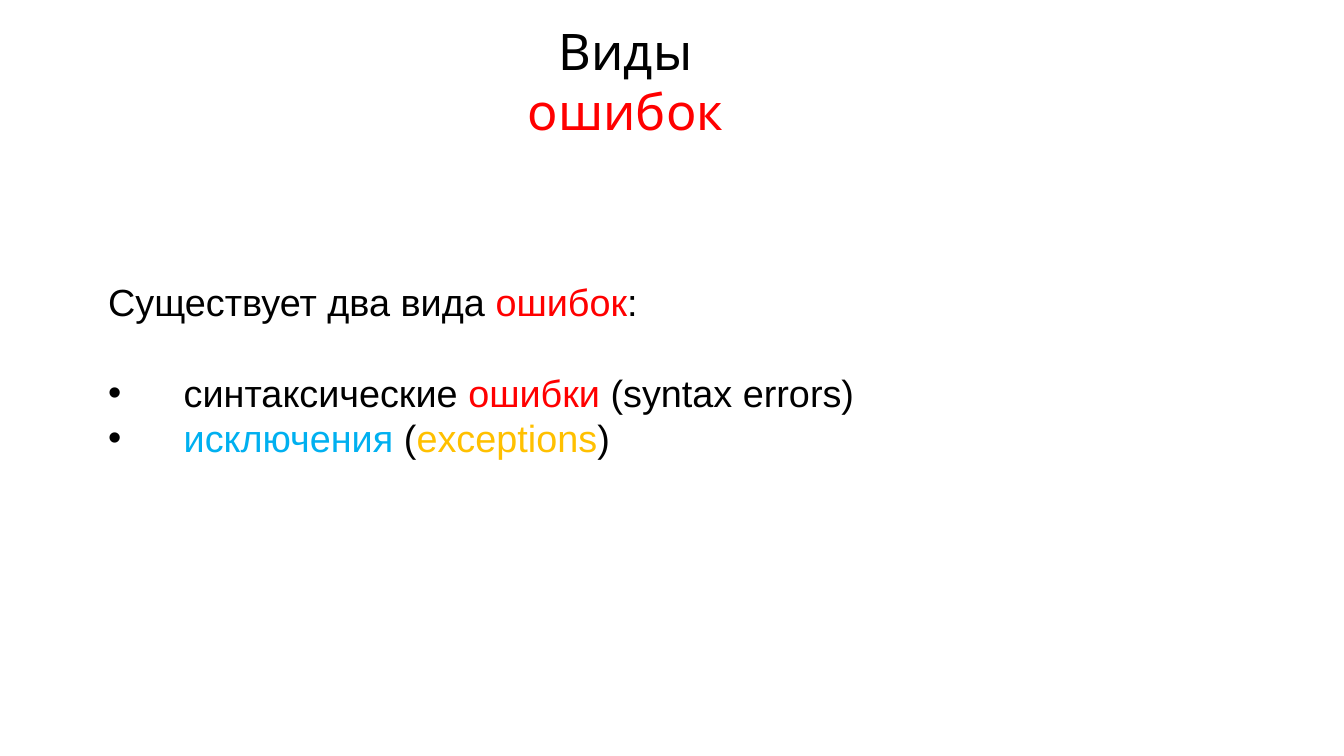
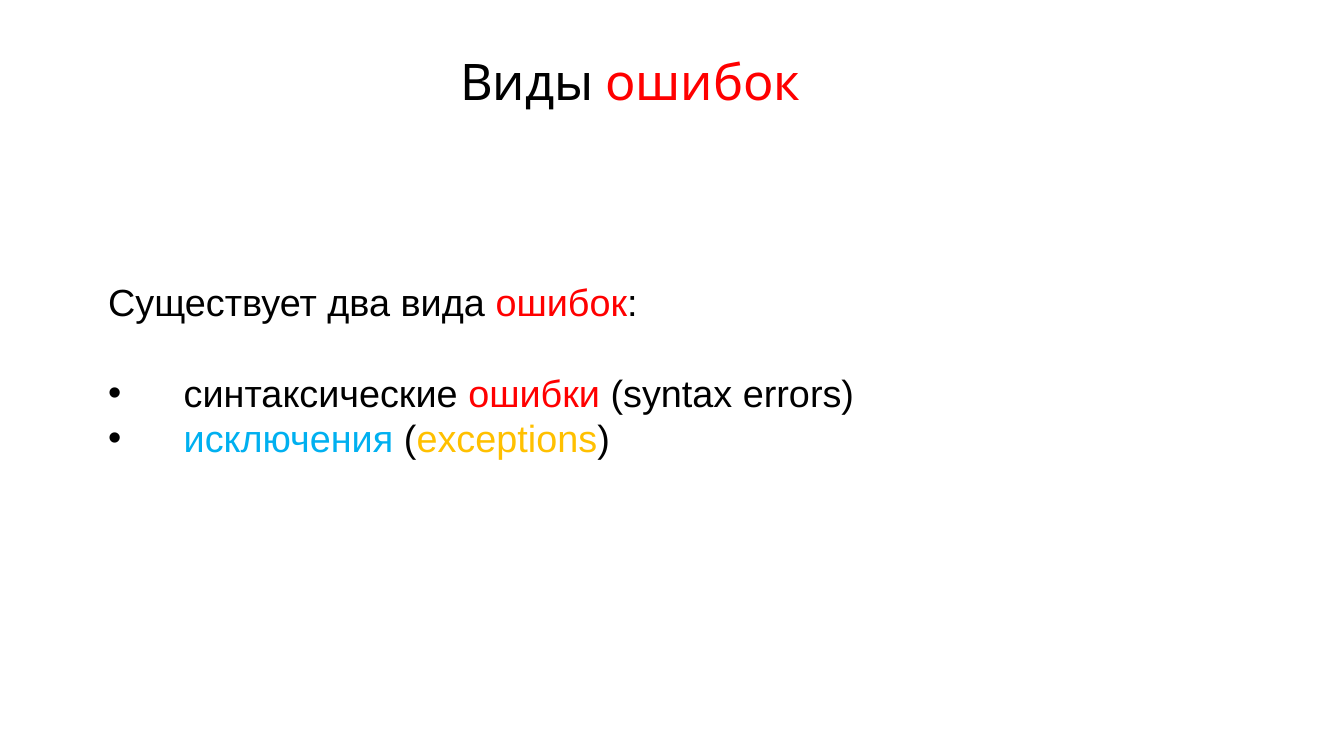
Before and after one commit to maxchv/LearnPython, a slide deck: slide 4 of week05/Exceptions.pptx. Drawn at 1344x756 pixels with LibreOffice and Linux fonts; fonts in the diff are those of the drawing. Boxes give left, top, right and bottom in pixels: in the first picture for what was removed or moved away, otherwise in the second. Text is boxed around its words. In the diff, an @@ line names an element or a change of style, - is before the commit and + after.

```diff
--- a/week05/Exceptions.pptx
+++ b/week05/Exceptions.pptx
@@ text "Виды ошибок" rewrapped from (528,34,723,131) to (460,61,800,110) @@
```
Also in this commit, not shown: 1 other slide changed, 4 other files.
